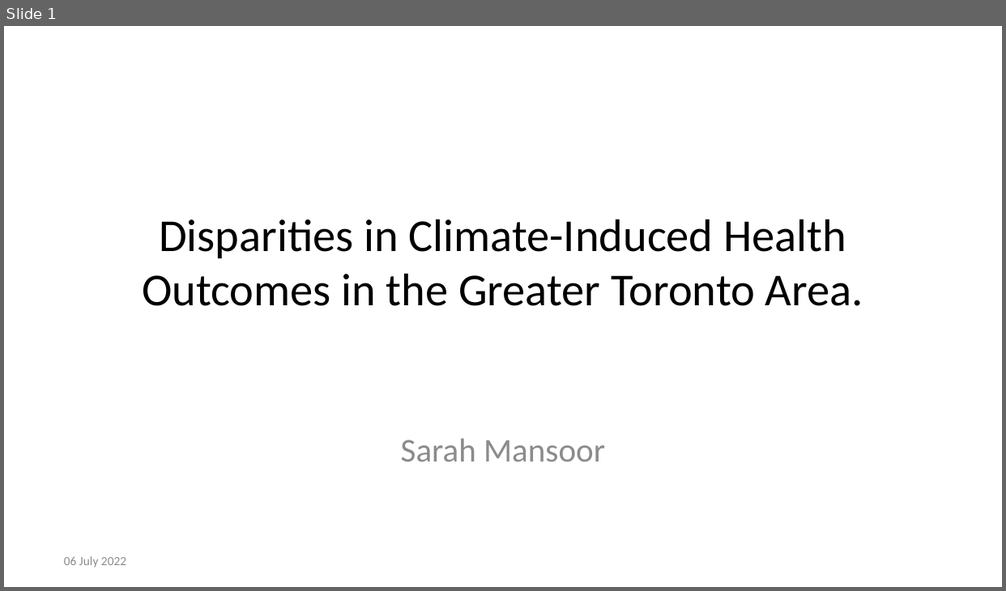
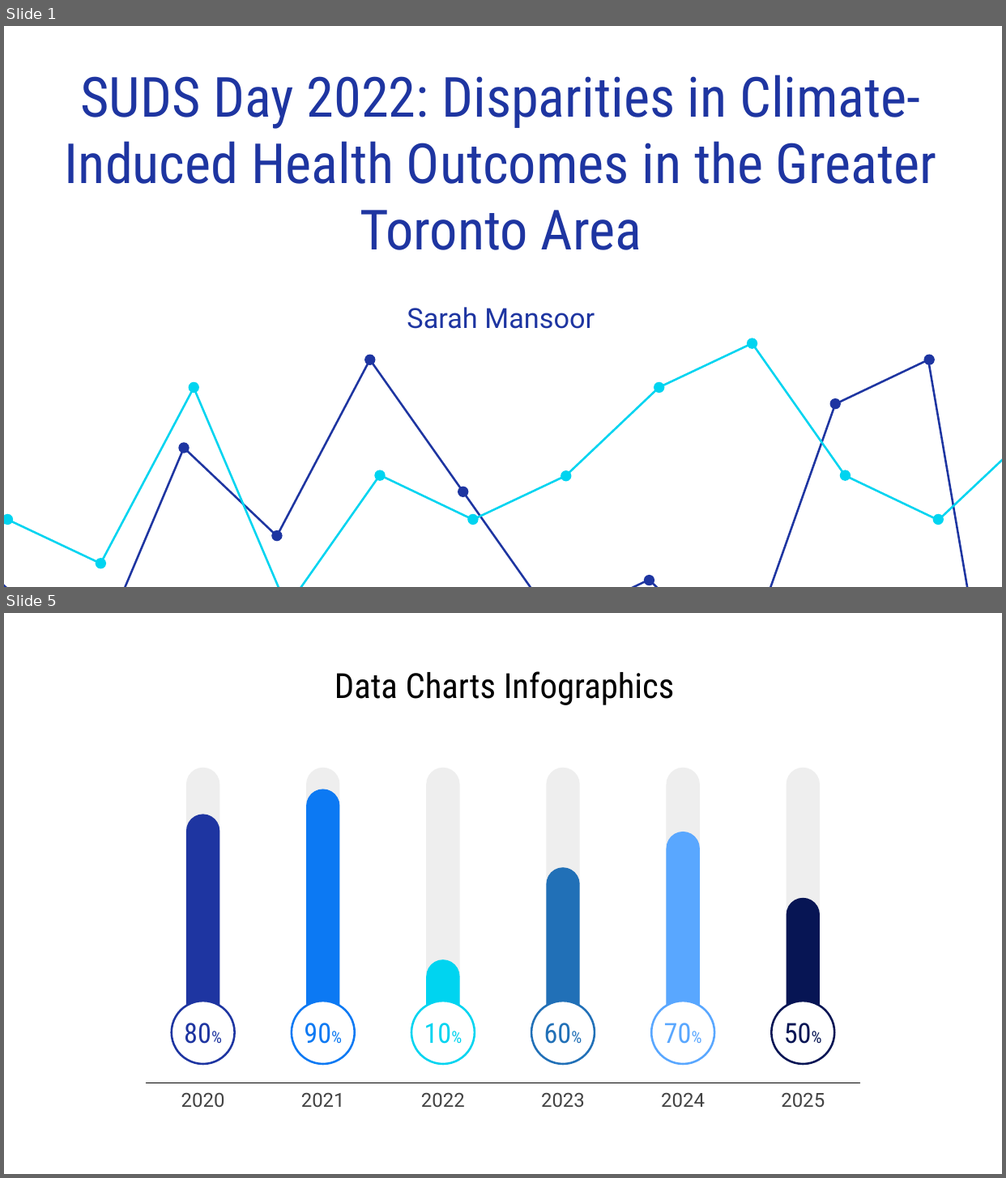
Before and after one commit to sarahmansoorr/SUDS2022, a slide deck: outputs/presentation/presentation.pptx. Shown one above the other, each under a label of ours: slide 1 before the commit, slides 1 and 5 after it; the slides between them are not shown. The pictures are 1006x591 and 1006x1178 pixels, drawn with LibreOffice and Linux fonts; fonts in the diff are those of the drawing. Boxes give left, top, right and bottom in pixels: in the first picture for what was removed or moved away, otherwise in the second. Text is boxed around its words. In the diff, an @@ line names an element or a change of style, - is before the commit and + after.

```diff
--- a/outputs/presentation/presentation.pptx
+++ b/outputs/presentation/presentation.pptx
@@ slide 5 added at [4,613,1002,1174], background #FFFFFF @@
@@ title added at [334,671,675,705], 25 pt, text #000000 @@
+Data Charts Infographics
@@ line added from (146, 1083) to (860, 1083), #000000 0.75 pt @@
@@ group added at [172,768,235,1107]: 2 rounded rectangles, 1 ellipse, 1 text @@
+80%
+2020
@@ group added at [292,768,354,1107]: 2 rounded rectangles, 1 ellipse, 1 text @@
+90%
+2021
@@ group added at [411,768,474,1107]: 2 rounded rectangles, 1 ellipse, 1 text @@
+10%
+2022
@@ group added at [532,768,594,1107]: 2 rounded rectangles, 1 ellipse, 1 text @@
+60%
+2023
@@ group added at [652,768,714,1107]: 2 rounded rectangles, 1 ellipse, 1 text @@
+70%
+2024
@@ group added at [771,768,834,1107]: 2 rounded rectangles, 1 ellipse, 1 text @@
+50%
+2025
@@ slide 1 changed as well @@
@@ text at [65,75,936,250]: text changed; size 33 to 40 pt; font Calibri to Roboto Condensed; text colour #000000 to #1E35A1 @@
-Disparities in Climate-Induced Health Outcomes in the Greater Toronto Area.
+SUDS Day 2022: Disparities in Climate-Induced Health Outcomes in the Greater Toronto Area
@@ subtitle "Sarah Mansoor": place and size @@
-subtitle "Sarah Mansoor" at [401,438,605,462]
+subtitle "Sarah Mansoor" at [407,307,594,329]
@@ subtitle "Sarah Mansoor" at [407,307,594,329]: size 24 to 20 pt, font Calibri to Roboto, text colour #8C8C8C to #1E35A1; less space between paragraphs; vertical alignment top to middle @@
@@ group added at [4,354,989,587]: 7 ellipses, 1 freeform shape @@
@@ group added at [4,339,1002,587]: 10 ellipses, 1 freeform shape @@
@@ text removed at [64,557,126,568] @@
-06 July 2022
```
Also in this commit, not shown: 32 other slides added, 4 slides removed, 1 other file.
